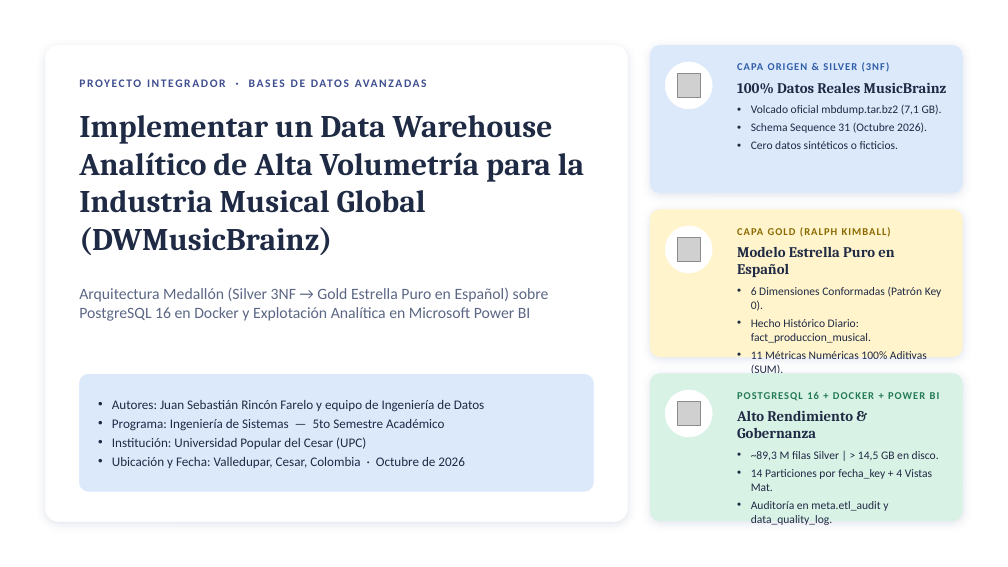
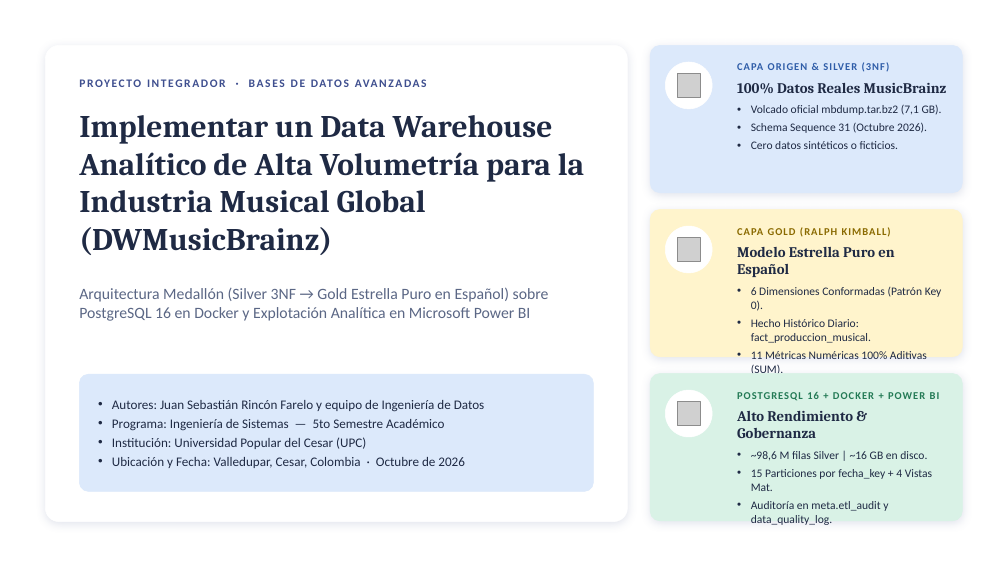
Before and after one commit to srusso1/DWH-MusicBrainz, a slide deck: slide 1 of docs/DWMusicBrainz_Sustentacion_v2.pptx. Drawn at 1008x567 pixels with LibreOffice and Linux fonts; fonts in the diff are those of the drawing; grey boxes stand for pictures; background and template pictures are left out. Boxes give left, top, right and bottom in pixels: in the first picture for what was removed or moved away, otherwise in the second. Text is boxed around its words. In the diff, an @@ line names an element or a change of style, - is before the commit and + after.

Commit message:
docs: actualizar documentos de sustentacion con cifras y hallazgos corregidos
- Volumetria real de silver y gold (98,6 M filas, 16 GB, hecho de 2.967.681 filas)
- 15 particiones, catalogo silver.language y nombres oficiales de idioma
- Regla de fecha sin imputar con el anio del artista y conteos aditivos
- Conclusion de RF05 basada en los coeficientes de Pearson reales
- Declarar python-pptx en requirements

```diff
--- a/docs/DWMusicBrainz_Sustentacion_v2.pptx
+++ b/docs/DWMusicBrainz_Sustentacion_v2.pptx
@@ text at <box>751,451,932,491</box>: text changed @@
-• ~89,3 M filas Silver | > 14,5 GB en disco.
-• 14 Particiones por fecha_key + 4 Vistas Mat.
+• ~98,6 M filas Silver | ~16 GB en disco.
+• 15 Particiones por fecha_key + 4 Vistas Mat.
```
Also in this commit, not shown: 11 other slides changed, 5 other files.
